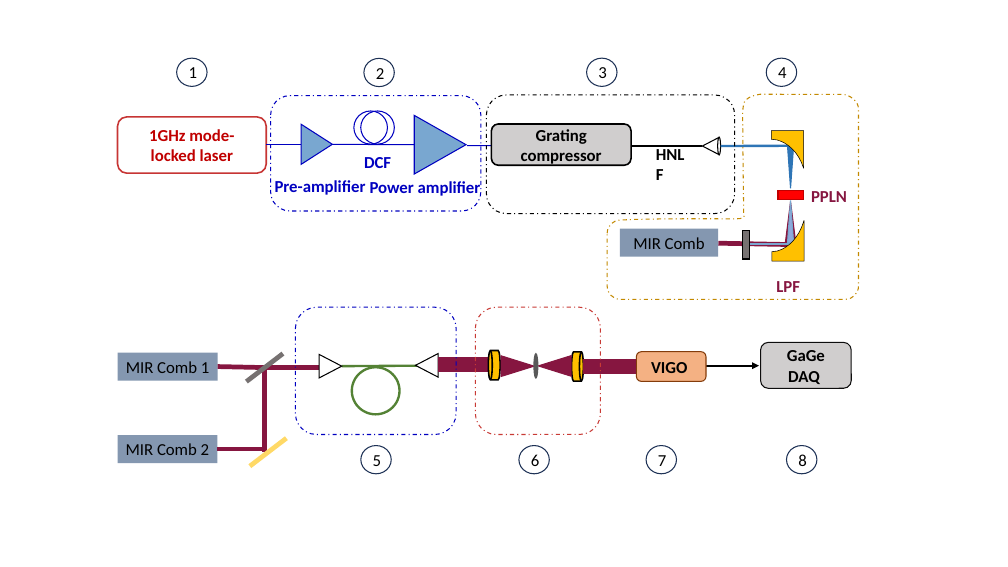
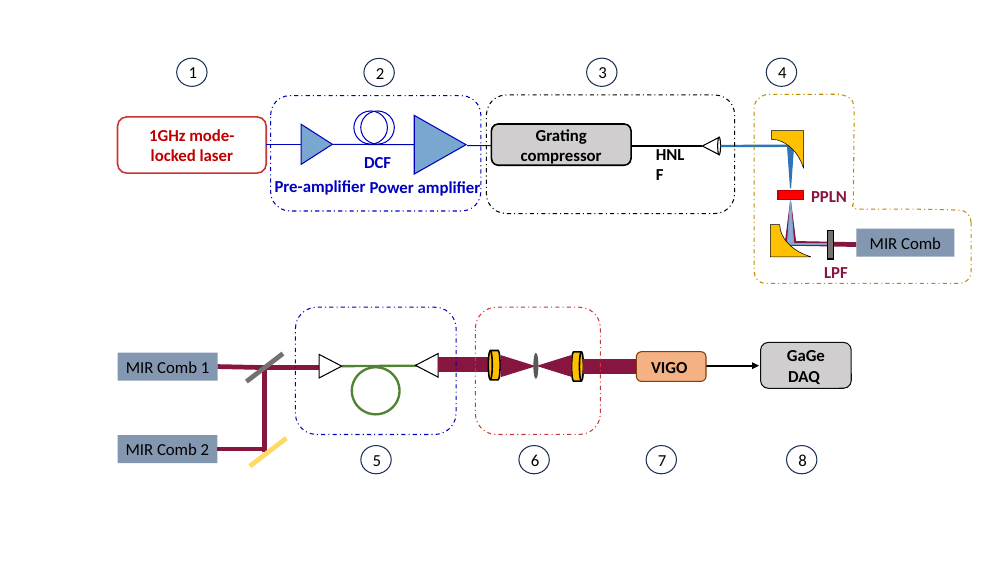
Before and after one commit to peter-chang62/Microscope_Data_Analysis, a slide deck: slide 1 of CLEO_2023/1_GHz_microscopy_paper.pptx. Drawn at 1008x567 pixels with LibreOffice and Linux fonts; fonts in the diff are those of the drawing. Boxes give left, top, right and bottom in pixels: in the first picture for what was removed or moved away, otherwise in the second. Text is boxed around its words. In the diff, an @@ line names an element or a change of style, - is before the commit and + after.

```diff
--- a/CLEO_2023/1_GHz_microscopy_paper.pptx
+++ b/CLEO_2023/1_GHz_microscopy_paper.pptx
@@ freeform shape: place and size @@
-freeform shape at <box>607,95,858,299</box>
+freeform shape at <box>755,95,972,284</box>
@@ freeform shape at <box>771,225,811,257</box>: rotation 180 to 270 degrees; outline redrawn @@
@@ rectangle: place and size @@
-rectangle at <box>743,231,749,259</box>
+rectangle at <box>828,231,834,259</box>
@@ rectangle "MIR Comb": place and size @@
-rectangle "MIR Comb" at <box>620,228,718,256</box>
+rectangle "MIR Comb" at <box>857,228,955,256</box>
@@ line moved from (791, 245) - (718, 243) to (857, 245) - (784, 243) @@
@@ line moved from (751, 244) - (791, 244) to (786, 244) - (827, 244) @@
@@ text "LPF": place and size @@
-text "LPF" at <box>776,281,800,292</box>
+text "LPF" at <box>824,267,848,278</box>
```
Also in this commit, not shown: 2 other slides changed, 7 slides added, 1 slide removed, 8 other files.
